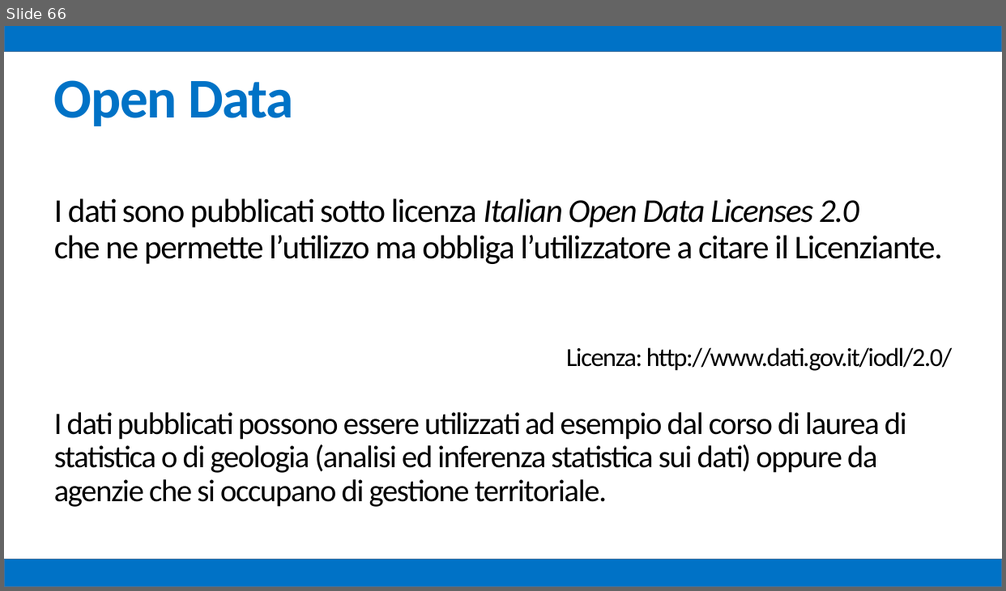
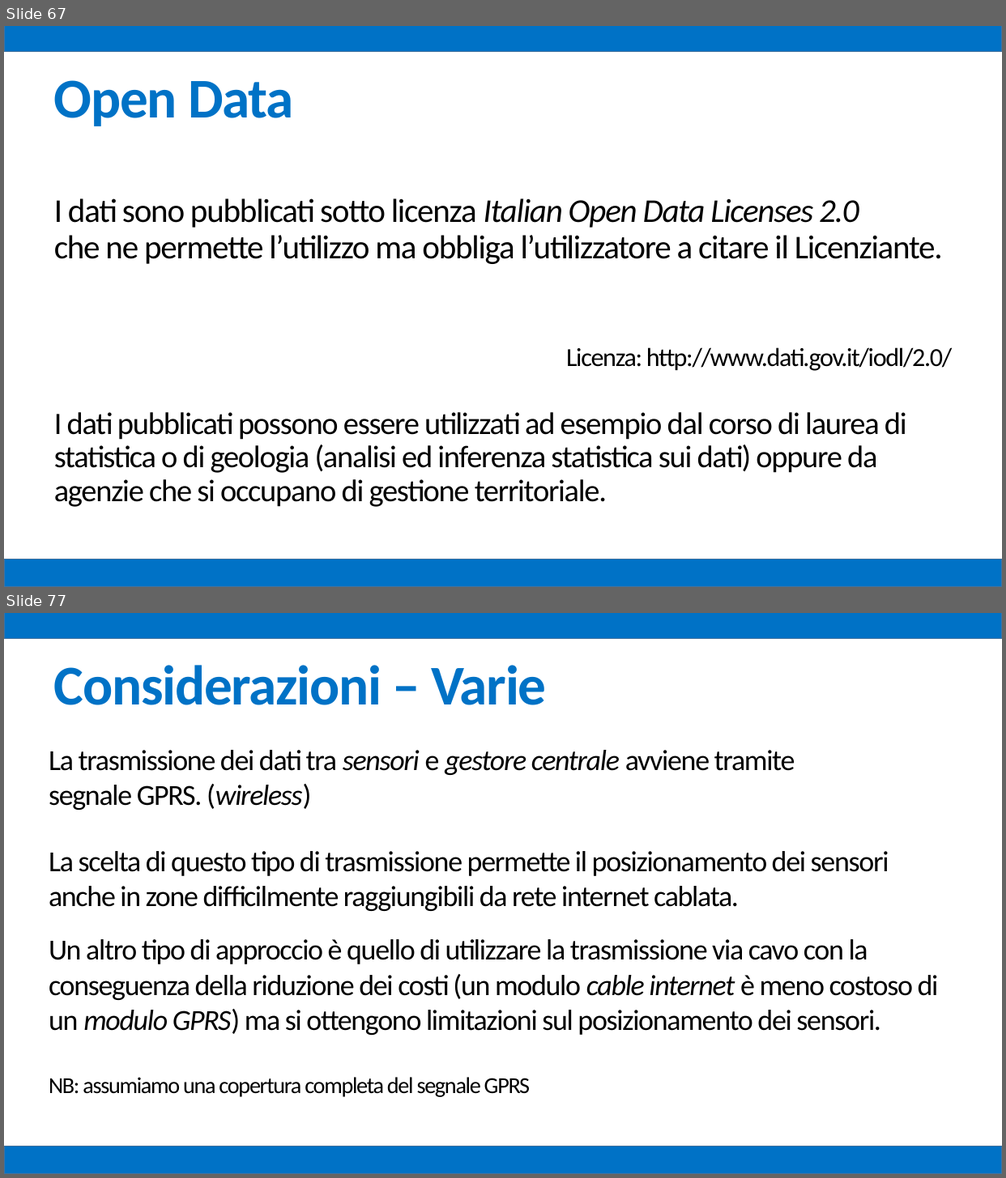
Before and after one commit to mz1991/ProgettoFebbraio2015, a slide deck: Febbraio 2015.pptx. Shown one above the other, each under a label of ours: slide 66 before the commit, slides 67 and 77 after it; the slides between them are not shown. The pictures are 1006x591 and 1006x1178 pixels, drawn with LibreOffice and Linux fonts; fonts in the diff are those of the drawing. Boxes give left, top, right and bottom in pixels: in the first picture for what was removed or moved away, otherwise in the second. Text is boxed around its words. In the diff, an @@ line names an element or a change of style, - is before the commit and + after.

Commit message:
Presentazione considerazioni

```diff
--- a/Febbraio 2015.pptx
+++ b/Febbraio 2015.pptx
@@ slide 77 added at (4, 613, 1002, 1174), background #FFFFFF @@
@@ rectangle added at (4, 613, 1002, 639), fill #0072C6, outline #43739E 1 pt @@
@@ text added at (54, 665, 547, 705), 54 pt, text #0072C6, bold @@
+Considerazioni – Varie
@@ text added at (49, 750, 939, 1097), 28 pt, text #000000 @@
+La trasmissione dei dati tra sensori e gestore centrale avviene tramite
+segnale GPRS. (wireless)
+La scelta di questo tipo di trasmissione permette il posizionamento dei sensori anche in zone difficilmente raggiungibili da rete internet cablata.
+Un altro tipo di approccio è quello di utilizzare la trasmissione via cavo con la conseguenza della riduzione dei costi (un modulo cable internet è meno costoso di un modulo GPRS) ma si ottengono limitazioni sul posizionamento dei sensori.
+NB: assumiamo una copertura completa del segnale GPRS
@@ rectangle added at (4, 1146, 1002, 1174), fill #0072C6, outline #43739E 1 pt @@
@@ what was slide 66 is now slide 67 @@
```
Also in this commit, not shown: 4 slides changed, 10 other slides added.
